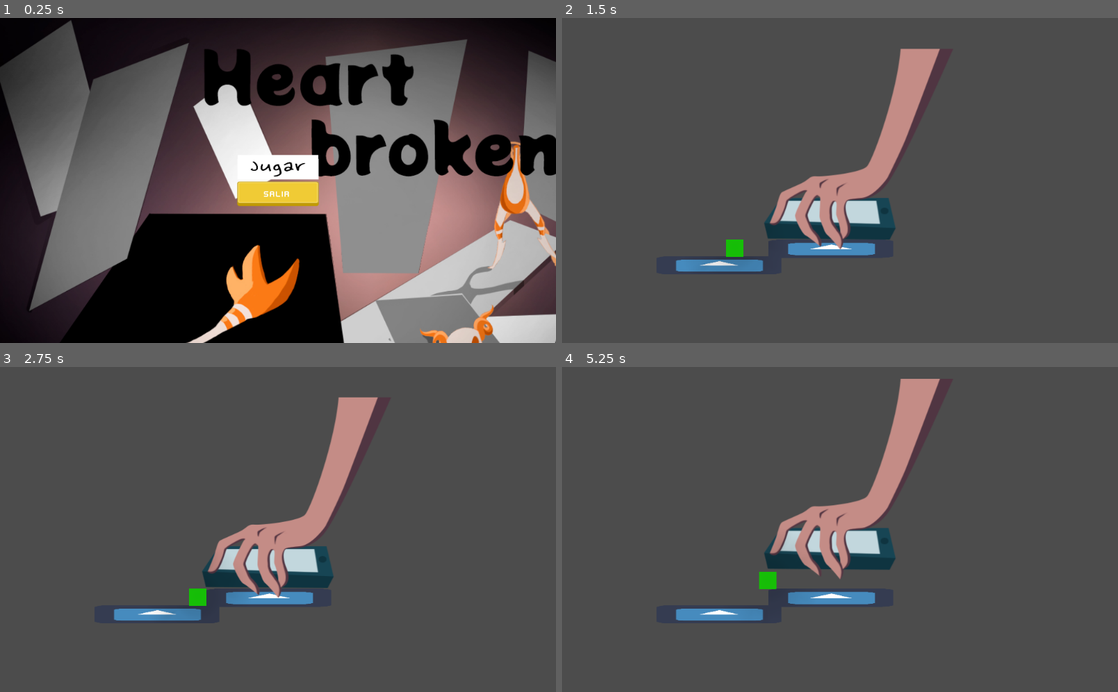
Above: before the commit, frames 1-4 (two rows, left to right).
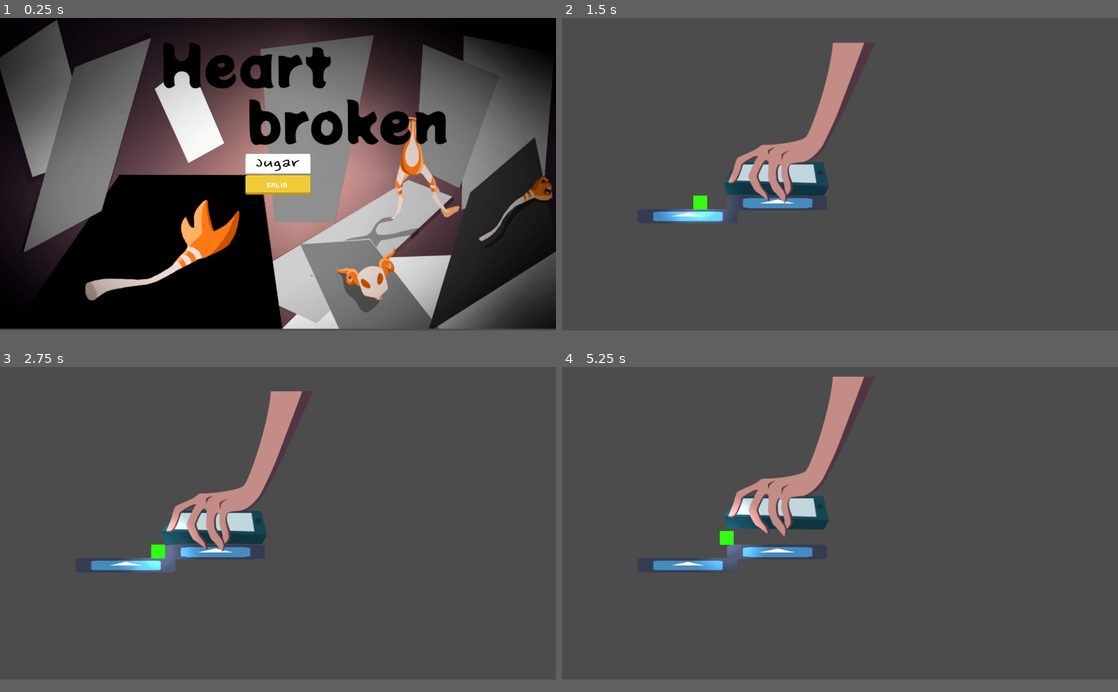
Above: after the commit, the same moments.

Repository: santyarellano/Shattered
Game: Godot game, scene res://Niveles/menuPrincipal.tscn
The game is run twice, just before and just after one commit, with the same random seed, the same clock (stepped at 60 frames per second) and the same inputs. Before the commit the project has no main scene; this scene is started directly in both runs. The engine's default icon, where the game draws it, is replaced by a stand-in: a white triangle on a blue panel in a dark square.
Inputs (mouse positions are in pixels of both pictures, inside the frame that each line leads up to; where the layout moved, square brackets give the same spot in the first picture):
- Up to frame 1 (0.25 s): no input
- Up to frame 2 (1.5 s): click (840, 170) [840, 167] at 0.5 s; hold Right (ui_right) from 1.28 s (still down)
- Up to frame 3 (2.75 s): keep holding Right (ui_right); tap Space (ui_select) at 1.52, 2.27 s
- Up to frame 4 (5.25 s): release Right (ui_right) at 2.78 s; hold Left (ui_left) 2.78-3.53 s; hold Right (ui_right) 3.53-5.03 s; tap Space (ui_select) at 3.77, 4.52 s; hold Left (ui_left) from 5.03 s (still down)
In our replay, the window is 800x468 before the commit and 800x450 after it. These sizes can differ from the game's own. Grey fills any space a smaller window leaves; there, only what the larger window draws over its background counts as a difference.

The runs differ from the first frame. In frame 1, 64% of the frame differs, in the area x 0-100%, y 0-100%; in frame 2, 12%; in frame 3, 12%; in frame 4, 12%.

Commit message:
a

Diff:
--- a/Niveles/Level_with_lights.tscn
+++ b/Niveles/Level_with_lights.tscn
@@ -1,16 +1,19 @@
-[gd_scene load_steps=4 format=2]
+[gd_scene load_steps=5 format=2]
 
 [ext_resource path="res://Img/background_test.png" type="Texture" id=1]
 [ext_resource path="res://Obj/Player/Player.tscn" type="PackedScene" id=2]
-[ext_resource path="res://Niveles/map1/map1.tscn" type="PackedScene" id=3]
+[ext_resource path="res://Obj/bloque pisos/bloquepiso.tscn" type="PackedScene" id=3]
+[ext_resource path="res://Niveles/map1/map1.tscn" type="PackedScene" id=4]
 
 [node name="Level_with_lights" type="Node"]
+
+[node name="StaticBody2D2" parent="." instance=ExtResource( 3 )]
+position = Vector2( 375.584, 284.837 )
 
 [node name="Casters" type="Node2D" parent="."]
 
 [node name="background" type="Sprite" parent="."]
 modulate = Color( 0.686275, 0.243137, 0.992157, 1 )
-light_mask = 3
 position = Vector2( 518.267, 279.179 )
 scale = Vector2( 8.55536, 5.56617 )
 z_index = -1
@@ -18,10 +21,13 @@
 
 [node name="Player" parent="." instance=ExtResource( 2 )]
 position = Vector2( 268.133, -9.03819 )
+jump_power = -600
+
+[node name="StaticBody2D" parent="." instance=ExtResource( 3 )]
+position = Vector2( 257.083, 346.096 )
+scale = Vector2( 10, 0.5 )
 
 [node name="CanvasModulate" type="CanvasModulate" parent="."]
 color = Color( 0.27451, 0.27451, 0.27451, 1 )
 
-[node name="TileMap" parent="." instance=ExtResource( 3 )]
-scale = Vector2( 0.5, 0.2 )
-occluder_light_mask = 1
+[node name="TileMap" parent="." instance=ExtResource( 4 )]
--- a/Niveles/map1/map1.tscn
+++ b/Niveles/map1/map1.tscn
@@ -1,4 +1,41 @@
-[gd_scene format=2]
+[gd_scene load_steps=5 format=2]
+
+[ext_resource path="res://icon.png" type="Texture" id=1]
+
+[sub_resource type="OccluderPolygon2D" id=1]
+cull_mode = 1
+polygon = PoolVector2Array( 128, 128, 0, 128, 0, 0, 128, 0 )
+
+[sub_resource type="ConvexPolygonShape2D" id=2]
+points = PoolVector2Array( 128, 128, 0, 128, 0, 0, 128, 0 )
+
+[sub_resource type="TileSet" id=3]
+0/name = "icon.png 0"
+0/texture = ExtResource( 1 )
+0/tex_offset = Vector2( 0, 0 )
+0/modulate = Color( 1, 1, 1, 1 )
+0/region = Rect2( 0, 0, 128, 128 )
+0/tile_mode = 0
+0/occluder_offset = Vector2( 0, 0 )
+0/occluder = SubResource( 1 )
+0/navigation_offset = Vector2( 0, 0 )
+0/shape_offset = Vector2( 0, 0 )
+0/shape_transform = Transform2D( 1, 0, 0, 1, 0, 0 )
+0/shape = SubResource( 2 )
+0/shape_one_way = false
+0/shape_one_way_margin = 1.0
+0/shapes = [ {
+"autotile_coord": Vector2( 0, 0 ),
+"one_way": false,
+"one_way_margin": 1.0,
+"shape": SubResource( 2 ),
+"shape_transform": Transform2D( 1, 0, 0, 1, 0, 0 )
+} ]
+0/z_index = 0
 
 [node name="TileMap" type="TileMap"]
+scale = Vector2( 0.5, 0.5 )
+tile_set = SubResource( 3 )
+occluder_light_mask = 2
 format = 1
+tile_data = PoolIntArray( 196622, 0, 0, 262156, 0, 0, 262160, 0, 0, 327690, 0, 0, 327698, 0, 0, 393224, 0, 0, 393236, 0, 0, 524288, 0, 0, 524290, 0, 0, 524292, 0, 0, 524294, 0, 0, 524296, 0, 0, 524298, 0, 0, 524300, 0, 0, 524302, 0, 0, 524304, 0, 0, 524306, 0, 0, 524308, 0, 0, 524310, 0, 0, 524312, 0, 0, 524314, 0, 0, 524316, 0, 0, 524318, 0, 0, 655391, 0, 0, 786464, 0, 0, 917537, 0, 0, 1048610, 0, 0, 1048612, 0, 0 )
--- a/Obj/Player/Player.tscn
+++ b/Obj/Player/Player.tscn
@@ -21,7 +21,5 @@
 scale = Vector2( 0.2, 0.2 )
 texture = ExtResource( 3 )
 offset = Vector2( 20, 0 )
-energy = 0.8
-mode = 2
 shadow_enabled = true
 shadow_item_cull_mask = 2
--- a/project.godot
+++ b/project.godot
@@ -16,7 +16,14 @@
 [application]
 
 config/name="Pieces"
+run/main_scene="res://Niveles/menuPrincipal.tscn"
 config/icon="res://icon.png"
+
+[display]
+
+window/size/width=1280
+window/size/height=720
+window/size/resizable=false
 
 [rendering]
 
